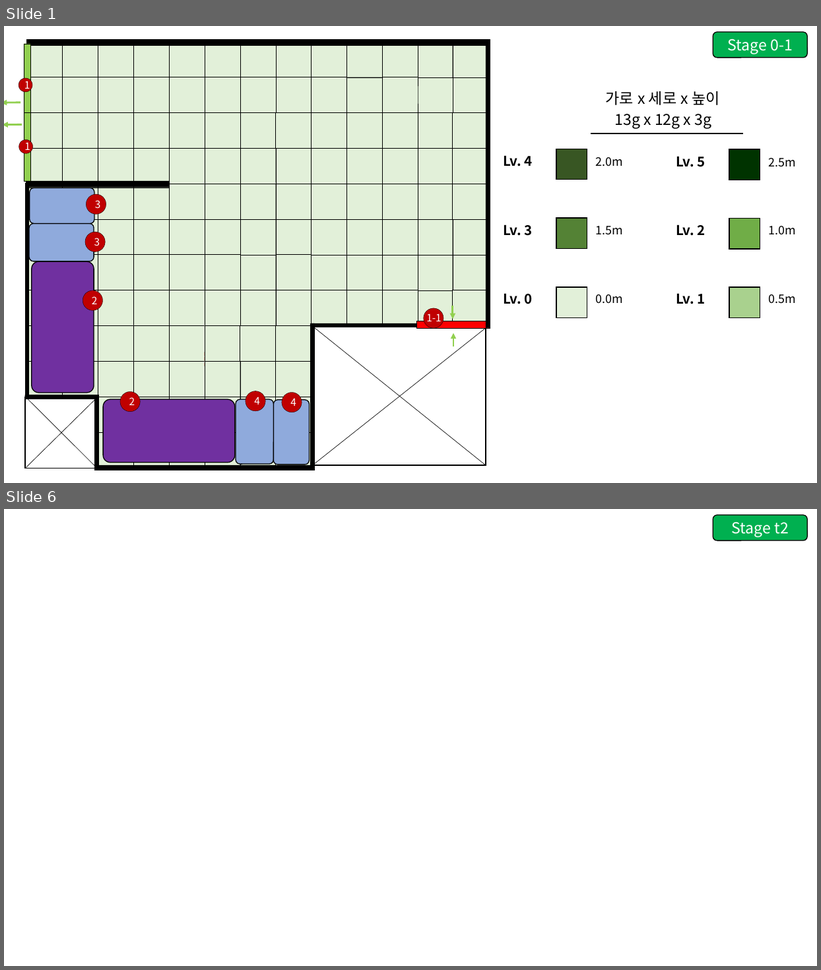
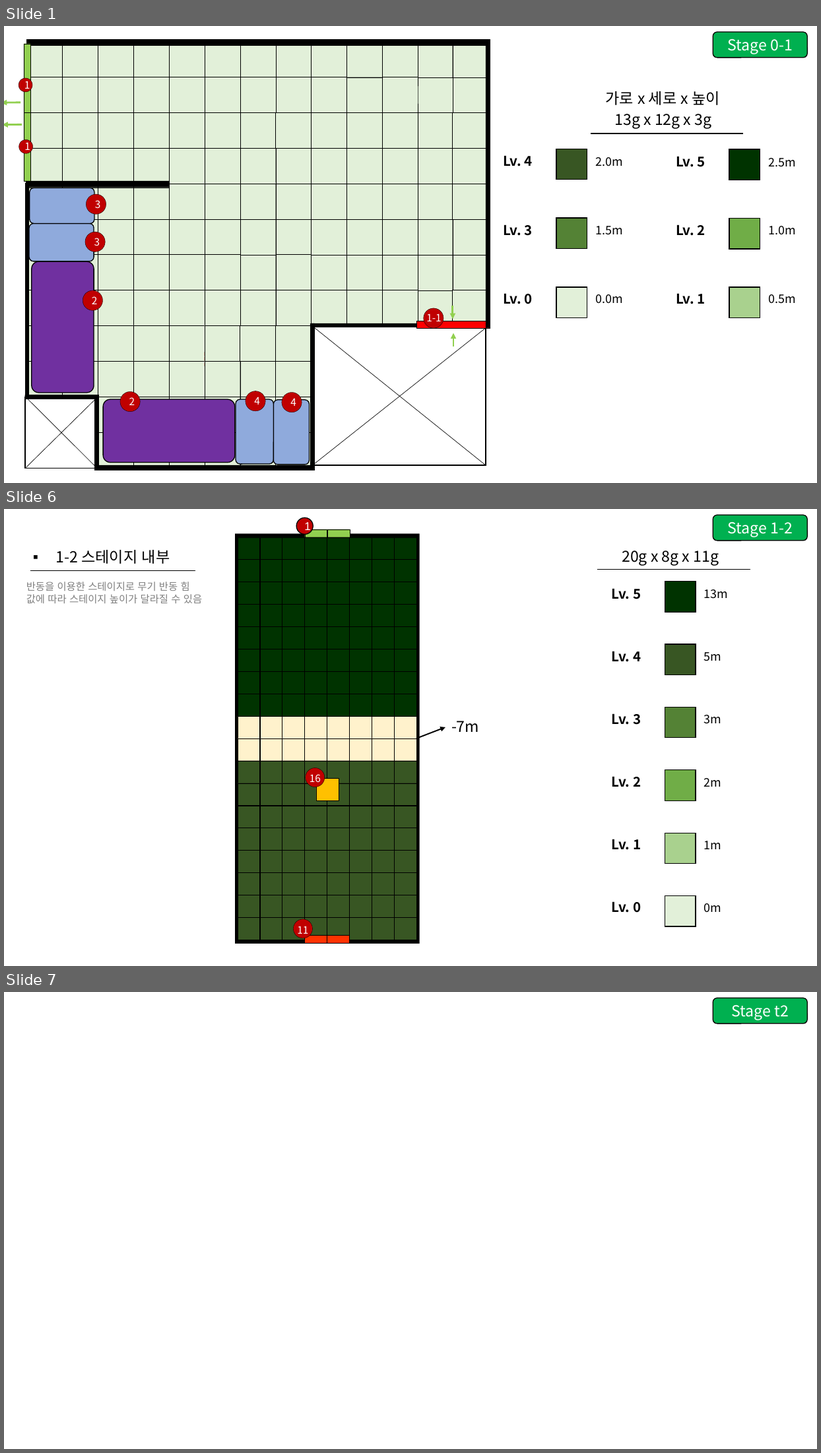
Before and after one commit to GGMGangsterHamster/GangsterHamster, a slide deck: Documents/Aphelios_LevelDesign02.pptx. Shown one above the other, each under a label of ours: slides 1 and 6 before the commit, slides 1, 6 and 7 after it; the slides between them are not shown. The pictures are 821x970 and 821x1453 pixels, drawn with LibreOffice and Linux fonts; fonts in the diff are those of the drawing. Boxes give left, top, right and bottom in pixels: in the first picture for what was removed or moved away, otherwise in the second. Text is boxed around its words. In the diff, an @@ line names an element or a change of style, - is before the commit and + after.

Commit message:
stage 1-2 기획 끝

```diff
--- a/Documents/Aphelios_LevelDesign02.pptx
+++ b/Documents/Aphelios_LevelDesign02.pptx
@@ slide 6 added at (4, 509, 817, 966), background #FFFFFF @@
@@ rounded rectangle added at (713, 515, 807, 541), fill #00B050, outline #000000 1 pt, 18 pt, text #FFFFFF @@
+Stage 1-2
@@ text added at (56, 550, 170, 564), 18 pt, text #000000 @@
+▪ 1-2 스테이지 내부
@@ group added at (597, 551, 750, 927): 13 texts, 6 rectangles, 1 line @@
+0m
+1m
+2m
+3m
+5m
+13m
+Lv. 0
+Lv. 1
+Lv. 2
+Lv. 3
+Lv. 4
+Lv. 5
+20g x 8g x 11g
@@ text added at (26, 582, 202, 603), 12 pt, text #808080 @@
+반동을 이용한 스테이지로 무기 반동 힘
+값에 따라 스테이지 높이가 달라질 수 있음
@@ line added from (30, 570) to (195, 570), #000000 0.5 pt @@
@@ group added at (235, 518, 479, 944): 150 rectangles, 3 texts, 3 ellipses, 1 arrow @@
+-7m
+1
+11
+16
@@ what was slide 6 is now slide 7 @@
```
Also in this commit, not shown: 1 slide changed.
